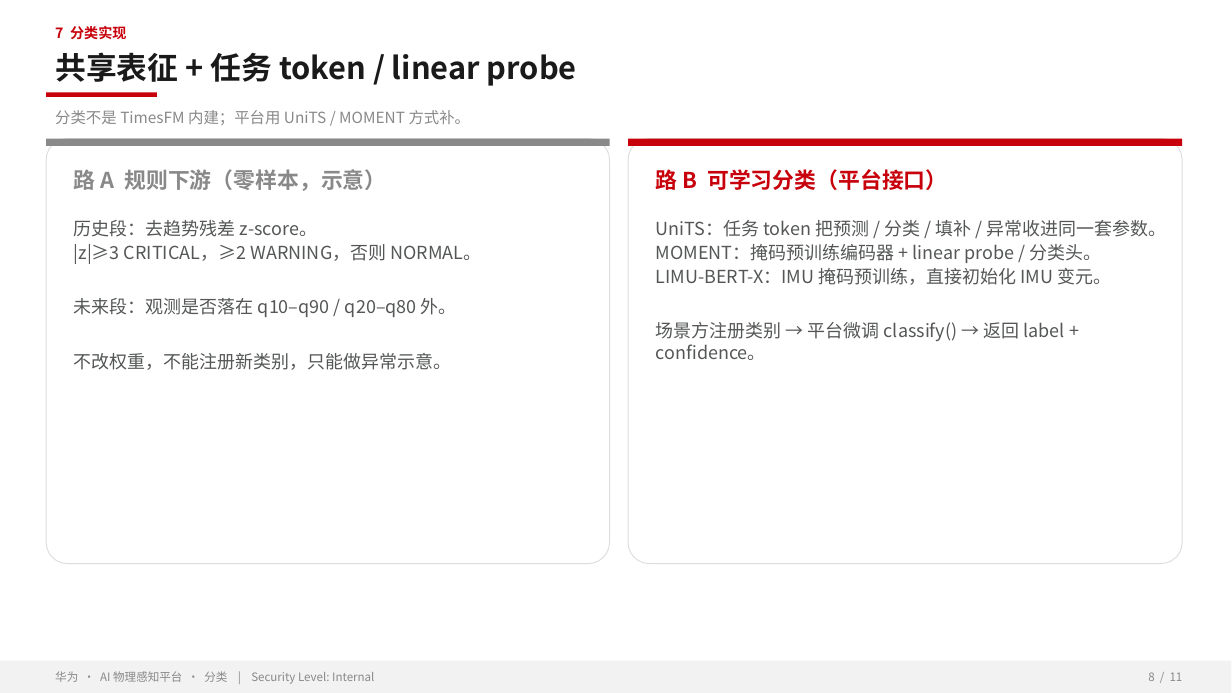
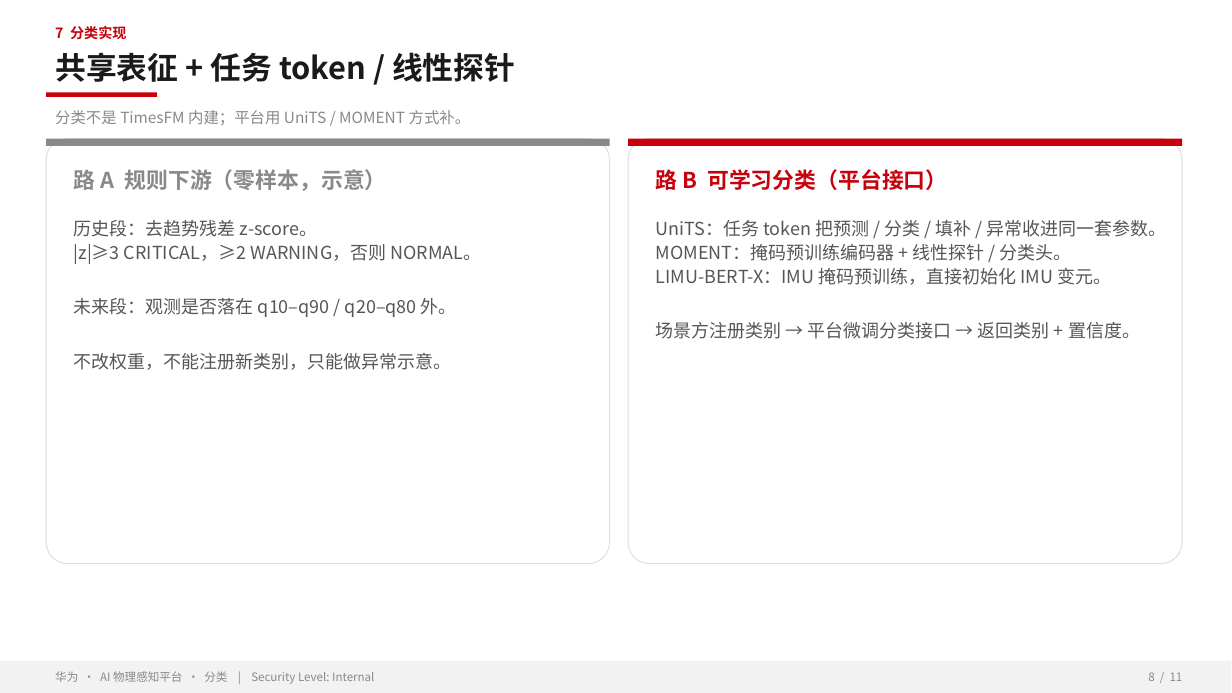
Before and after one commit to zhangrui1123/ai-physical-sensing, a slide deck: slide 8 of AI物理感知平台-华为汇报.pptx. Drawn at 1232x693 pixels with LibreOffice and Linux fonts; fonts in the diff are those of the drawing; background and template pictures are left out. Boxes give left, top, right and bottom in pixels: in the first picture for what was removed or moved away, otherwise in the second. Text is boxed around its words. In the diff, an @@ line names an element or a change of style, - is before the commit and + after.

```diff
--- a/AI物理感知平台-华为汇报.pptx
+++ b/AI物理感知平台-华为汇报.pptx
@@ text at [55, 52, 515, 82]: text changed @@
-共享表征 + 任务 token / linear probe
+共享表征 + 任务 token / 线性探针
@@ text at [656, 244, 1072, 261]: text changed @@
-MOMENT：掩码预训练编码器 + linear probe / 分类头。
+MOMENT：掩码预训练编码器 + 线性探针 / 分类头。
@@ text at [656, 322, 1140, 339]: text changed @@
-场景方注册类别 → 平台微调 classify() → 返回 label + confidence。
+场景方注册类别 → 平台微调分类接口 → 返回类别 + 置信度。
```
Also in this commit, not shown: 8 other slides changed, 3 other files.
